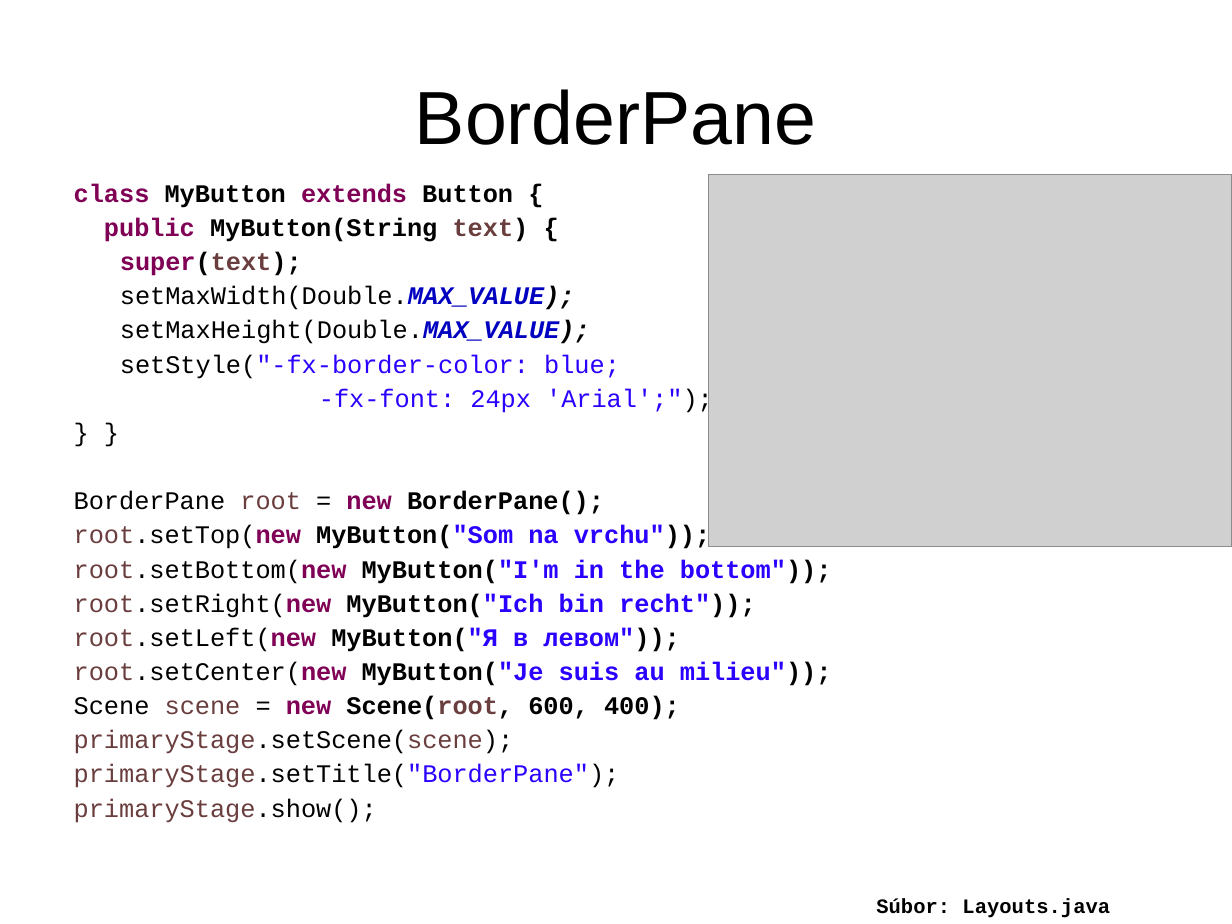
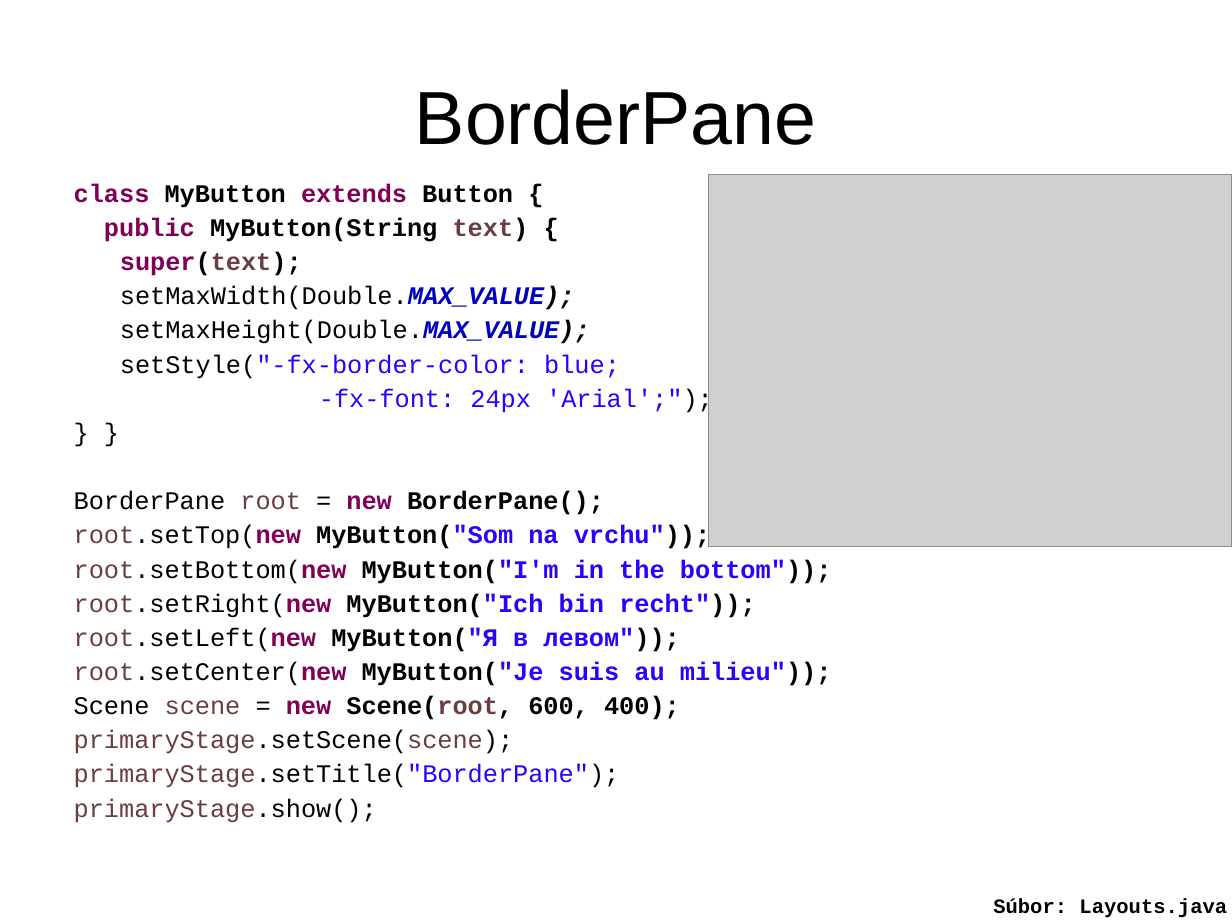
Before and after one commit to Programovanie4/Prednasky, a slide deck: slide 8 of 10/10_java.ppt. Drawn at 1232x924 pixels with LibreOffice and Linux fonts; fonts in the diff are those of the drawing; grey boxes stand for pictures. Boxes give left, top, right and bottom in pixels: in the first picture for what was removed or moved away, otherwise in the second. Text is boxed around its words. In the diff, an @@ line names an element or a change of style, - is before the commit and + after.

```diff
--- a/10/10_java.ppt
+++ b/10/10_java.ppt
@@ text "Súbor: Layouts.java": place and size @@
-text "Súbor: Layouts.java" at [876, 899, 1110, 918]
+text "Súbor: Layouts.java" at [993, 899, 1227, 918]
```
Also in this commit, not shown: 8 other slides changed, 3 other files.
